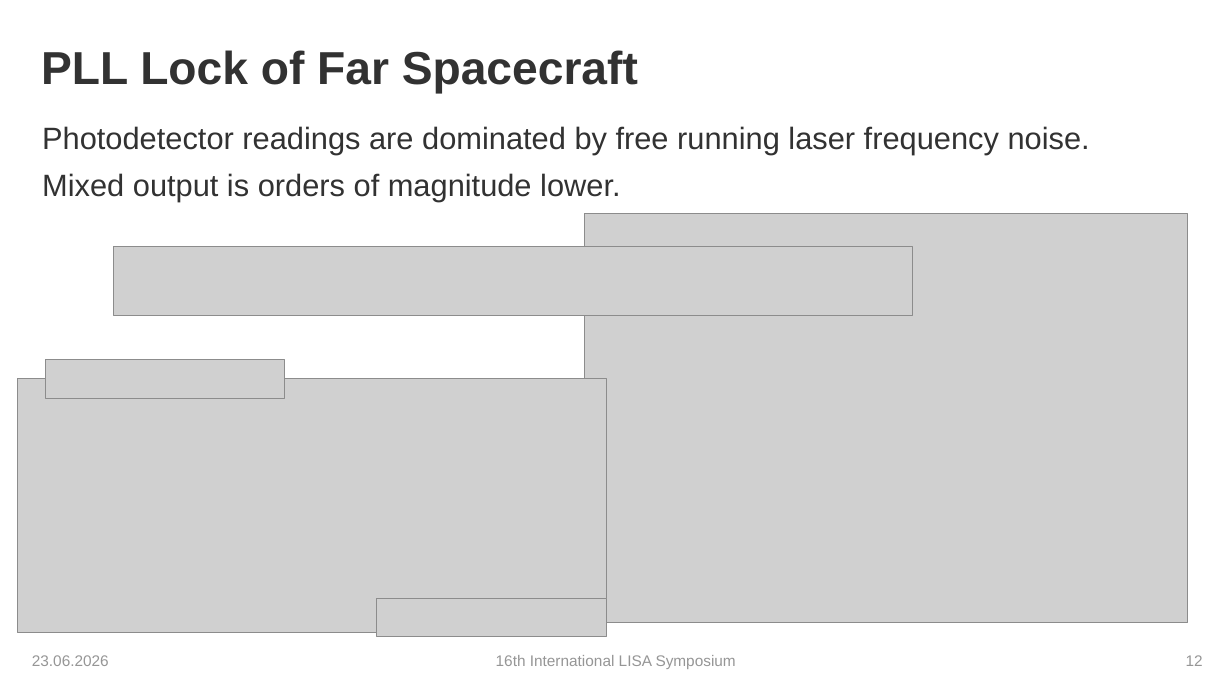
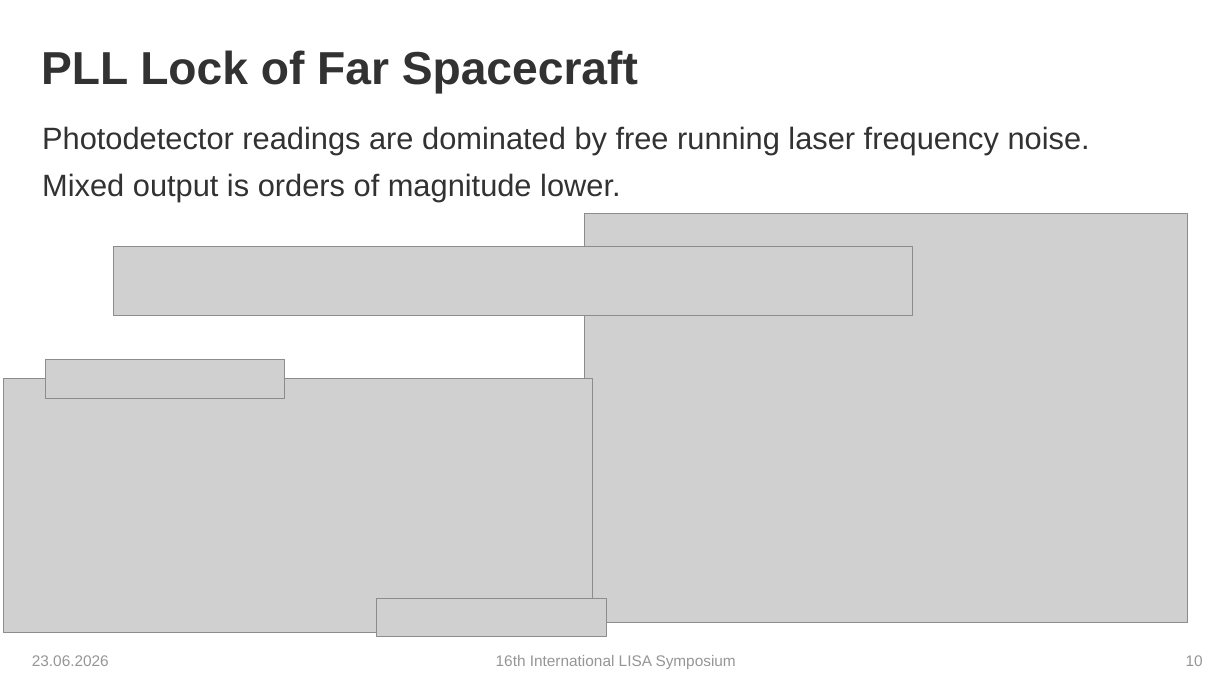
Before and after one commit to karinkruuse/Esitlused, a slide deck: slide 10 of Kruuse_Symposium_2026 - Copy.pptx (slide 12 before the commit). Drawn at 1232x693 pixels with LibreOffice and Linux fonts; fonts in the diff are those of the drawing; grey boxes stand for pictures; background and template pictures are left out. Boxes give left, top, right and bottom in pixels: in the first picture for what was removed or moved away, otherwise in the second. Text is boxed around its words. In the diff, an @@ line names an element or a change of style, - is before the commit and + after.

```diff
--- a/Kruuse_Symposium_2026 - Copy.pptx
+++ b/Kruuse_Symposium_2026 - Copy.pptx
@@ picture: place and size @@
-picture at bbox=[18, 378, 607, 632]
+picture at bbox=[3, 378, 592, 632]
@@ page number at bbox=[1186, 655, 1203, 666]: text changed @@
-12
+10
```
Also in this commit, not shown: 10 other slides changed, 2 slides removed.
